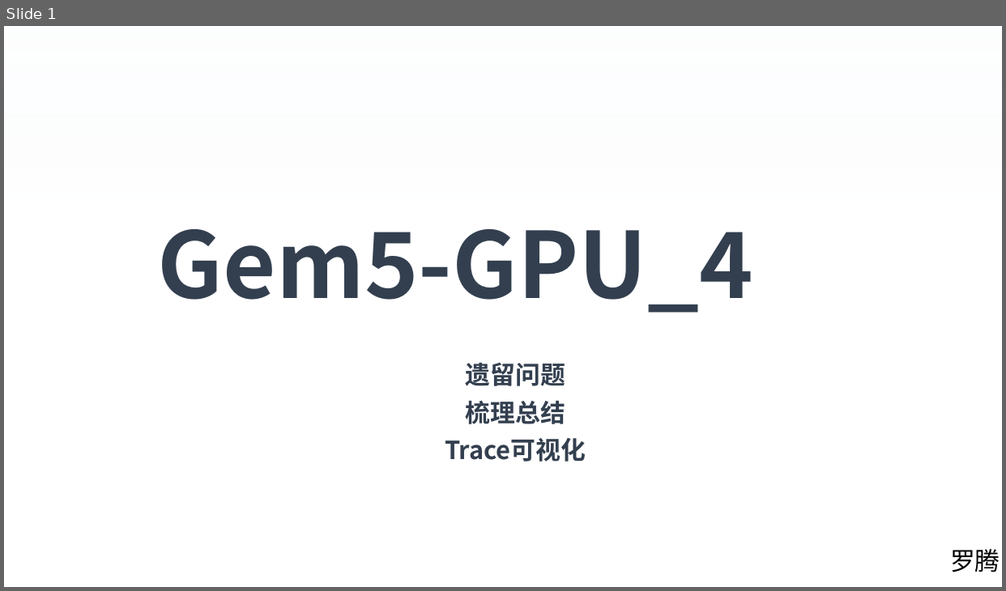
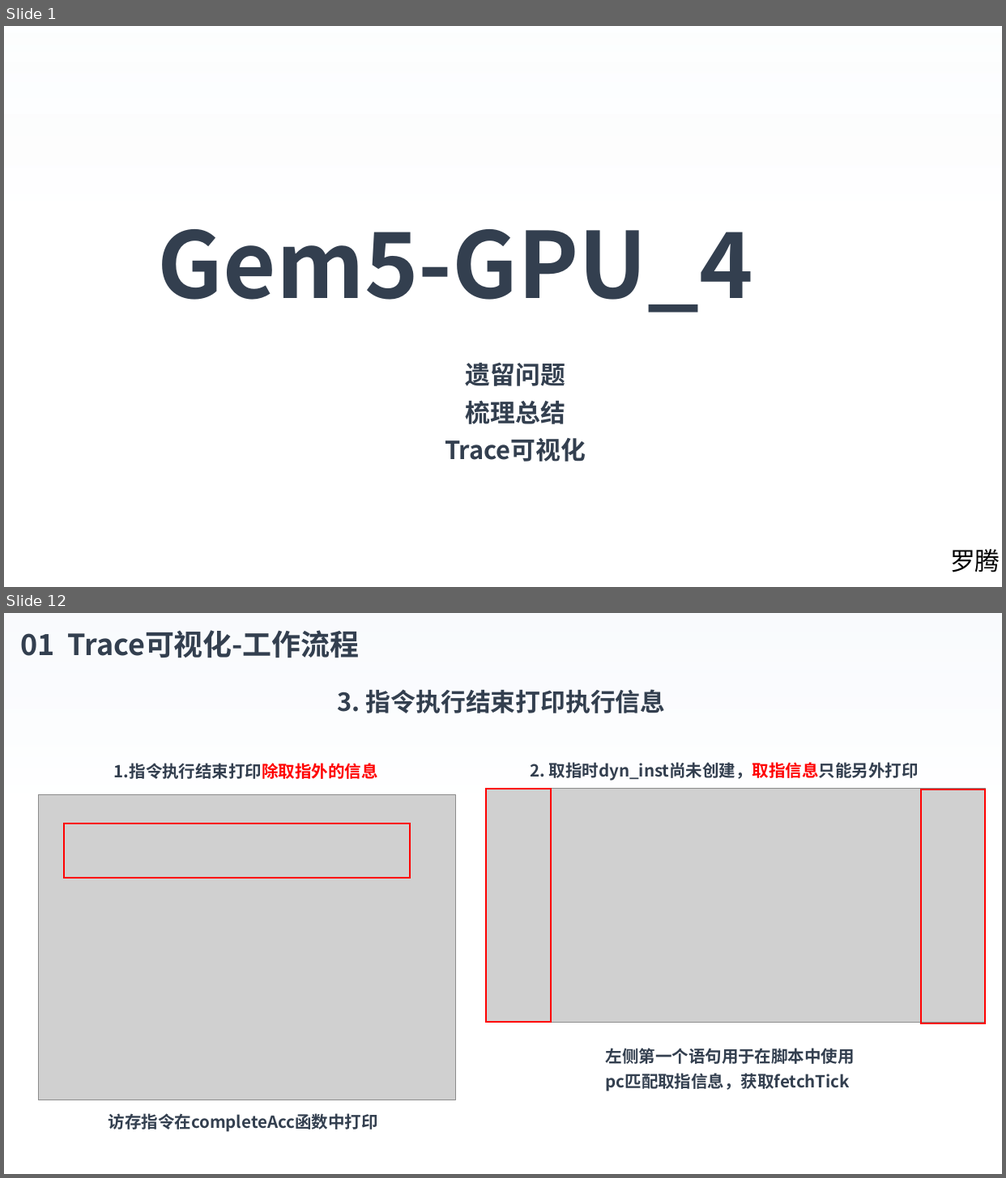
Before and after one commit to luot-ai/workspace, a slide deck: AA/gpu/GEM5/PPT/Gem5-GPU_4.pptx. Shown one above the other, each under a label of ours: slide 1 before the commit, slides 1 and 12 after it; the slides between them are not shown. The pictures are 1006x591 and 1006x1178 pixels, drawn with LibreOffice and Linux fonts; fonts in the diff are those of the drawing; grey boxes stand for pictures; background and template pictures are left out. Boxes give left, top, right and bottom in pixels: in the first picture for what was removed or moved away, otherwise in the second. Text is boxed around its words. In the diff, an @@ line names an element or a change of style, - is before the commit and + after.

```diff
--- a/AA/gpu/GEM5/PPT/Gem5-GPU_4.pptx
+++ b/AA/gpu/GEM5/PPT/Gem5-GPU_4.pptx
@@ slide 12 added at (4, 613, 1002, 1174), background picture (left out) @@
@@ rectangle added at (4, 613, 1002, 1174), fill gradient #F7FAFD to #FFFFFF @@
@@ text added at (20, 630, 360, 658), 28 pt, text #333F50, bold @@
+01 Trace可视化-工作流程
@@ text added at (338, 689, 666, 713), 24 pt, text #333F50, bold @@
+3. 指令执行结束打印执行信息
@@ text added at (114, 763, 378, 779), 16 pt, text #333F50, bold @@
+1.指令执行结束打印除取指外的信息
@@ text added at (530, 762, 918, 781), 16 pt, text #333F50, bold @@
+2. 取指时dyn_inst尚未创建，取指信息只能另外打印
@@ picture added at (39, 794, 455, 1100) @@
@@ picture added at (486, 789, 986, 1023) @@
@@ rectangle added at (486, 789, 551, 1023), outline #FF0000 1.5 pt @@
@@ rectangle added at (921, 790, 986, 1023), outline #FF0000 1.5 pt @@
@@ rectangle added at (64, 824, 410, 878), outline #FF0000 1.5 pt @@
@@ text added at (606, 1048, 854, 1092), 16 pt, text #333F50, bold @@
+左侧第一个语句用于在脚本中使用pc匹配取指信息，获取fetchTick
@@ text added at (108, 1114, 378, 1132), 16 pt, text #333F50, bold @@
+访存指令在completeAcc函数中打印
```
Also in this commit, not shown: 1 slide changed, 12 other slides added, 21 slides removed, 2 other files.
